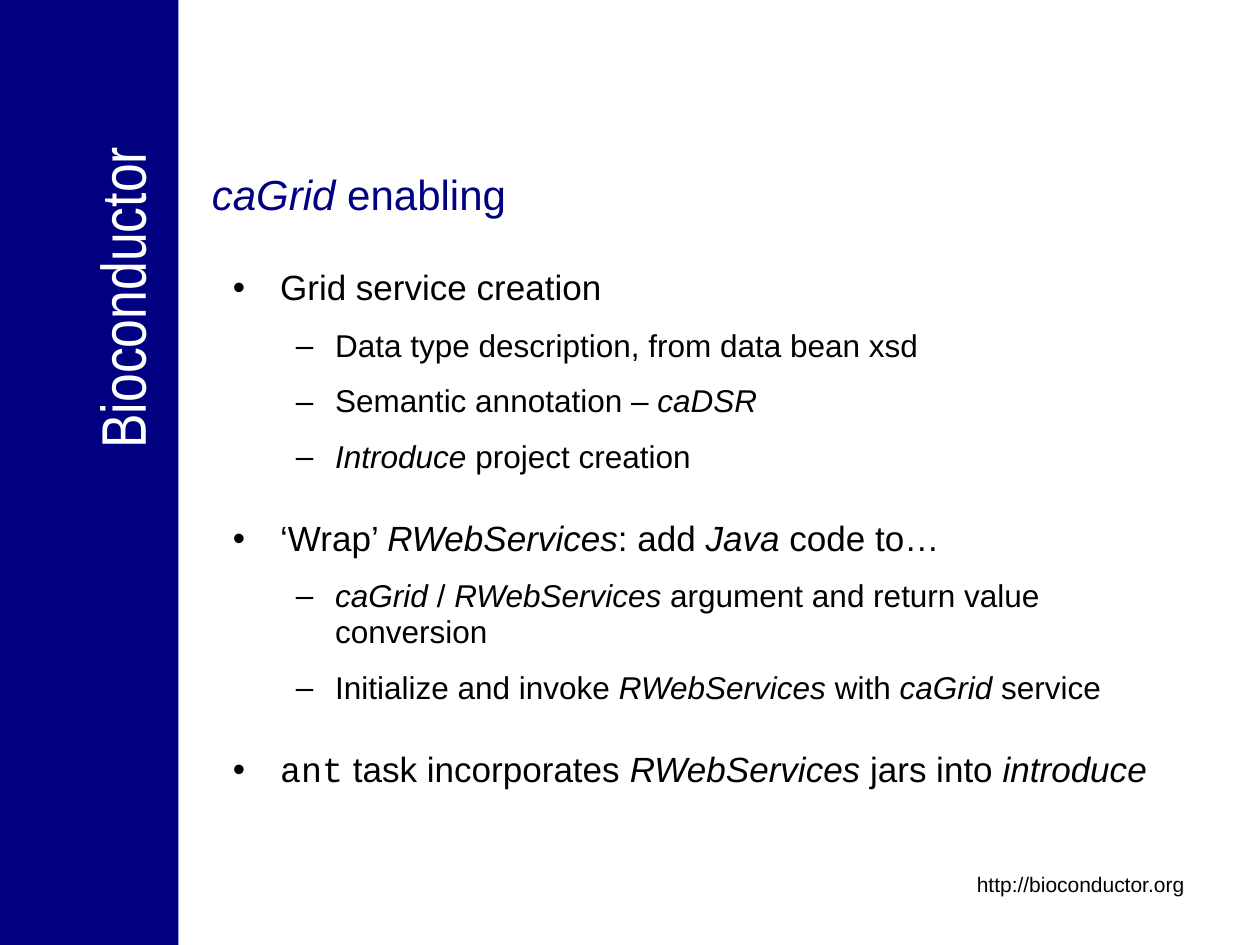
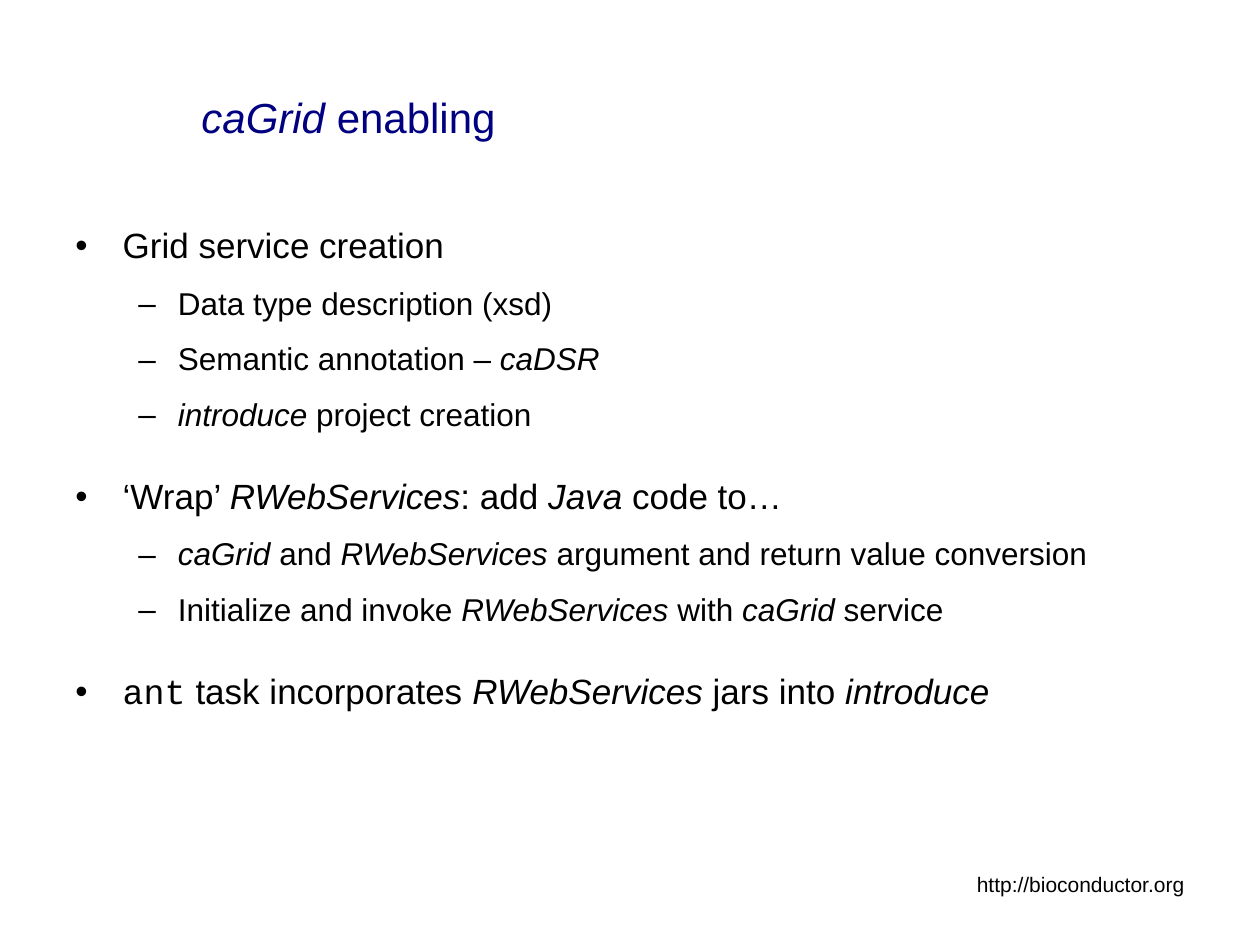
Before and after one commit to NCIP/bioconductor_v1, a slide deck: slide 30 of trunk/bioconductor/Presentations/caBIG_Annual_Meeting_2007_Tech_Demo.ppt (slide 22 before the commit). Drawn at 1260x945 pixels with LibreOffice and Linux fonts; fonts in the diff are those of the drawing; background and template pictures are left out. Boxes give left, top, right and bottom in pixels: in the first picture for what was removed or moved away, otherwise in the second. Text is boxed around its words. In the diff, an @@ line names an element or a change of style, - is before the commit and + after.

```diff
--- a/trunk/bioconductor/Presentations/caBIG_Annual_Meeting_2007_Tech_Demo.ppt
+++ b/trunk/bioconductor/Presentations/caBIG_Annual_Meeting_2007_Tech_Demo.ppt
@@ rectangle removed at (0, 0, 179, 945) @@
@@ title "caGrid enabling": place and size @@
-title "caGrid enabling" at (212, 179, 506, 218)
+title "caGrid enabling" at (201, 102, 496, 141)
@@ title "caGrid enabling" at (201, 102, 496, 141): vertical alignment top to middle @@
@@ text removed at (88, 177, 159, 438) @@
-Bioconductor
@@ text "Grid service creation": place and size @@
-text "Grid service creation" at (280, 274, 1147, 788)
+text "Grid service creation" at (123, 232, 1087, 711)
@@ text at (178, 292, 552, 321): text changed @@
-  – Data type description, from data bean xsd
+  – Data type description (xsd)
@@ text at (178, 403, 531, 432): text changed @@
-  – Introduce project creation
+  – introduce project creation
@@ text at (178, 542, 1087, 571): text changed @@
-  – caGrid / RWebServices argument and return value conversion
+  – caGrid and RWebServices argument and return value conversion
```
Also in this commit, not shown: 18 other slides changed, 21 slides added, 10 slides removed.
